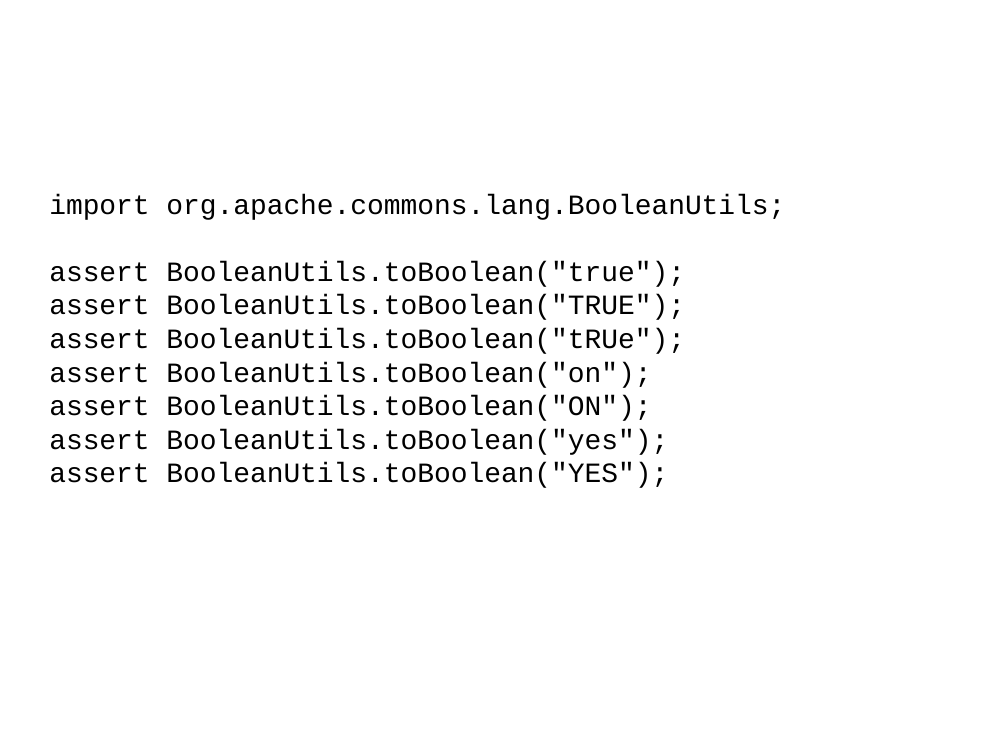
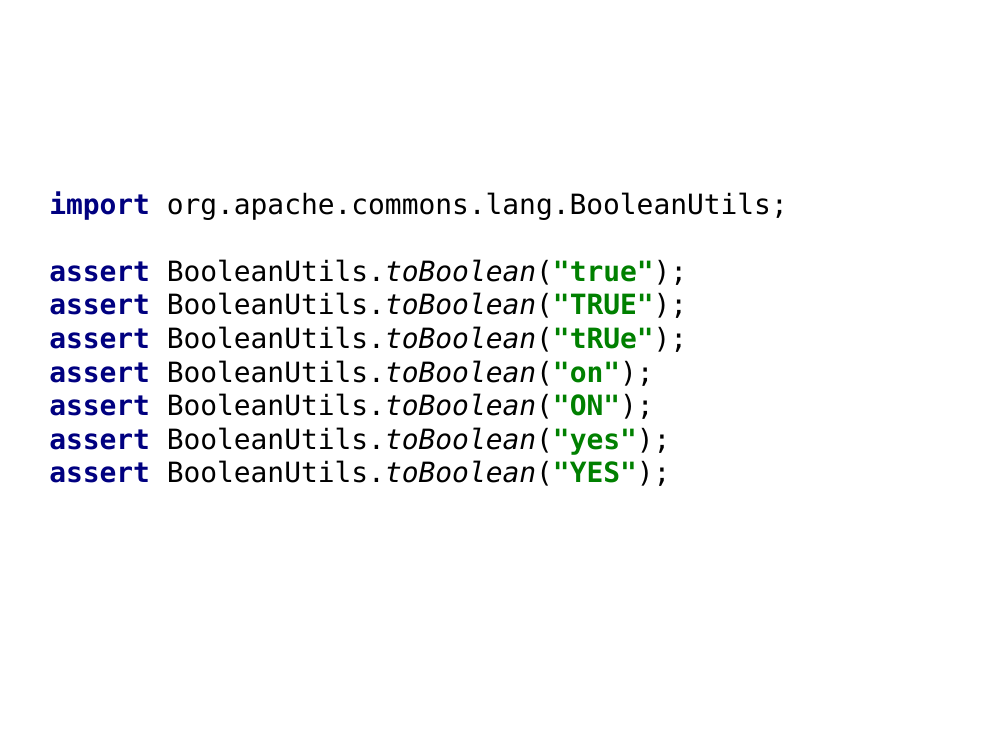
Before and after one commit to HamletDRC/presentations, a slide deck: slide 24 of javaboilerplatebusters/BoilerPlateBusters_Confess.odp (slide 23 before the commit). Drawn at 1008x756 pixels with LibreOffice and Linux fonts; fonts in the diff are those of the drawing; background and template pictures are left out. Boxes give left, top, right and bottom in pixels: in the first picture for what was removed or moved away, otherwise in the second. Text is boxed around its words. In the diff, an @@ line names an element or a change of style, - is before the commit and + after.

```diff
--- a/javaboilerplatebusters/BoilerPlateBusters_Confess.odp
+++ b/javaboilerplatebusters/BoilerPlateBusters_Confess.odp
@@ subtitle at [49, 191, 788, 486]: font Courier New to DejaVu Sans Mono in "import org.apache.commons.lang.BooleanUtils;", "assert BooleanUtils.toBoolean("tRUe");", "assert BooleanUtils.toBoolean("on");", "assert BooleanUtils.toBoolean("ON");" and 2 more places; text colour #000000 to #000080 in "import", "assert", "assert", "assert" and 2 more places; bold on in "import", "assert BooleanUtils.toBoolean("tRUe");", "assert BooleanUtils.toBoolean("on");", "assert BooleanUtils.toBoolean("ON");" and 2 more places; text colour #000000 to #008000, italic on in "BooleanUtils.toBoolean("tRUe");", "BooleanUtils.toBoolean("on");", "BooleanUtils.toBoolean("ON");", "BooleanUtils.toBoolean("yes");" and 1 more places; more space between paragraphs @@
@@ subtitle at [49, 259, 687, 318]: text changed; font Courier New to DejaVu Sans Mono @@
-assert BooleanUtils.toBoolean("true");
-assert BooleanUtils.toBoolean("TRUE");
+assert BooleanUtils.toBoolean("true");
+assert BooleanUtils.toBoolean("TRUE");
```
Also in this commit, not shown: 22 other slides changed, 12 slides added, 21 other files.
